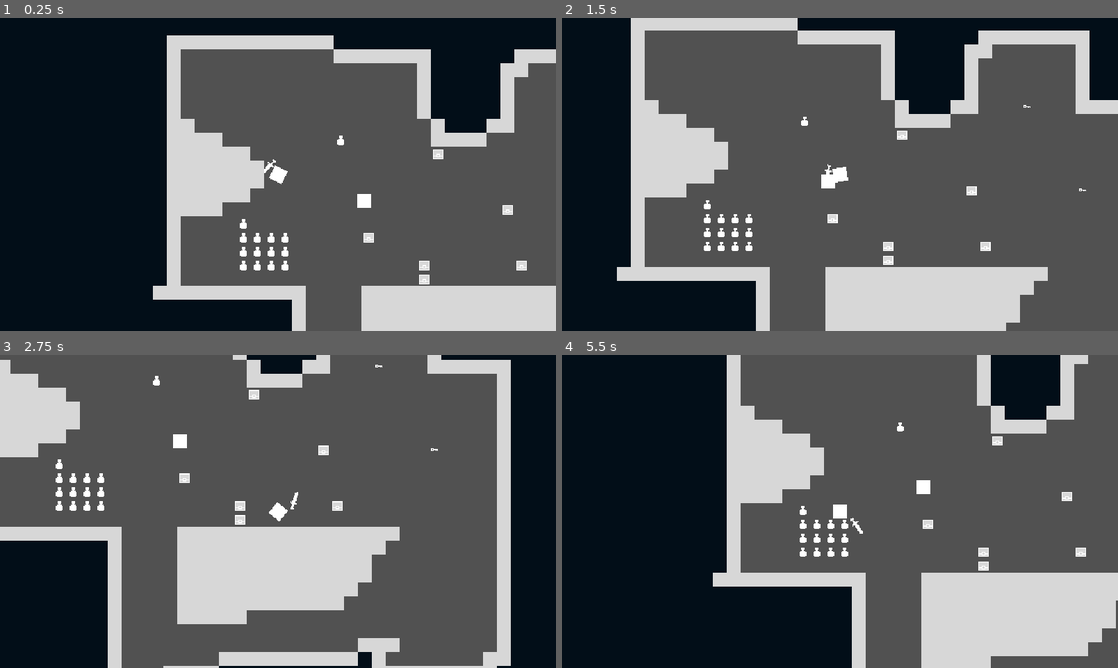
Above: before the commit, frames 1-4 (two rows, left to right).
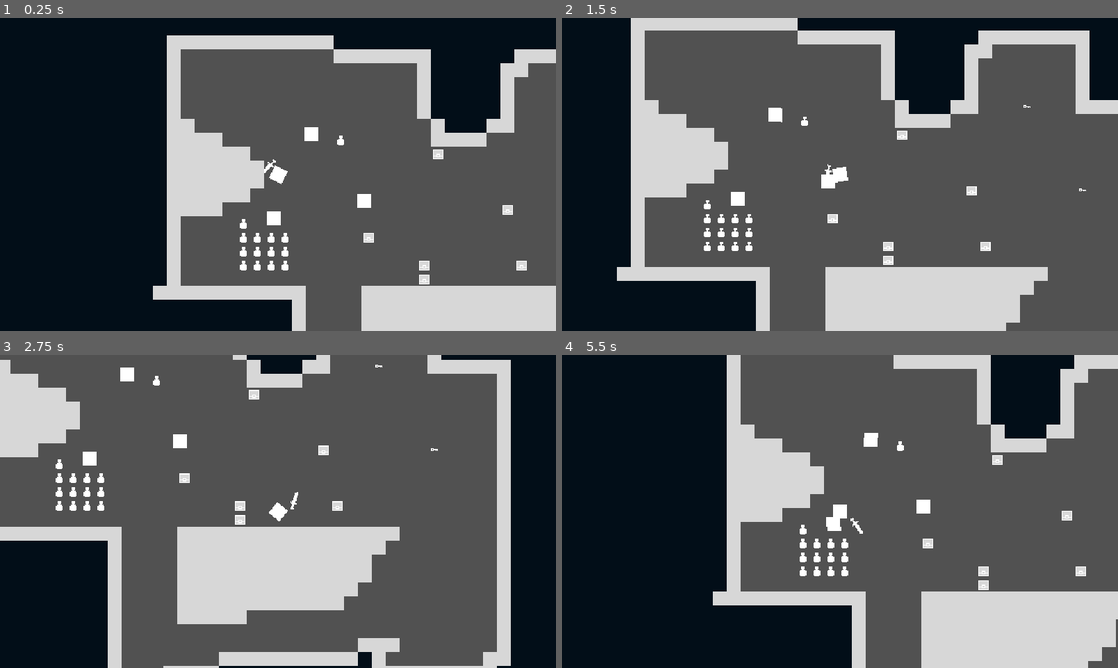
Above: after the commit, the same moments.

Repository: zMenta/Cubesh
Game: Godot game, scene res://main/main.tscn
Two runs of this game, one before a commit and one after it. Both use one fixed random seed, a clock stepped at 60 frames per second and the inputs below.
Inputs (mouse positions are in pixels of both pictures, inside the frame that each line leads up to):
- Up to frame 1 (0.25 s): no input
- Up to frame 2 (1.5 s): tap Enter at 0.5 s; move the mouse to (962, 158) at 0.52 s; hold D (right) 0.53-1.28 s; click (962, 158) at 0.6 s; move the mouse to (728, 190) at 1.27 s; hold S (down) from 1.28 s (still down); click (728, 190) at 1.35 s
- Up to frame 3 (2.75 s): move the mouse to (333, 442) at 2.02 s; release S (down) at 2.03 s; hold D (right) from 2.03 s (still down); click (333, 442) at 2.1 s
- Up to frame 4 (5.5 s): move the mouse to (812, 574) at 2.77 s; release D (right) at 2.78 s; hold W (up) 2.78-3.53 s; click (812, 574) at 2.85 s; move the mouse to (1006, 558) at 3.52 s; hold A (left) 3.53-5.03 s; click (1006, 558) at 3.6 s; move the mouse to (673, 464) at 4.27 s; click (673, 464) at 4.35 s; move the mouse to (867, 511) at 5.02 s; hold S (down) from 5.03 s (still down); click (867, 511) at 5.1 s

The runs differ from the first frame. In frame 1, 0.2% of the frame differs, in the area x 48-58%, y 34-67%; in frame 2, 0.2%; in frame 3, 0.2%; in frame 4, 12%, in the area x 27-100%, y 0-100%.

Commit message:
simple blood splatter effect

Diff:
--- /dev/null
+++ b/common/autoloads/gamestate.gd
@@ -0,0 +1,3 @@
+extends Node
+
+signal add_node_to_world(node: Node)
--- /dev/null
+++ b/common/blood/blood.gd
@@ -0,0 +1,24 @@
+extends Sprite2D
+
+const SPRITE_SIZE := 16
+var blood_sprites := Vector2i(4,3)
+
+
+func _ready() -> void:
+	z_index = 5
+	scale = Vector2(0.4, 0.4)
+	rotation_degrees = randf_range(0, 360)
+	var animation_time := 0.16
+	var tween = get_tree().create_tween().set_trans(Tween.TRANS_CUBIC)
+
+	tween.tween_property(self, "position",
+		position + Vector2(randf_range(-20, 20), randf_range(-20, 20)),
+		animation_time)
+	tween.set_parallel(true).tween_property(self, "scale", Vector2(1,1), animation_time)
+	await tween.finished
+
+	z_index = -5
+
+
+func _set_random_sprite() -> void:
+	print(region_rect.position)
--- /dev/null
+++ b/common/blood/blood.tscn
@@ -0,0 +1,12 @@
+[gd_scene load_steps=3 format=3 uid="uid://c402yf8ffro30"]
+
+[ext_resource type="Texture2D" uid="uid://by6stwb2lv712" path="res://common/assets.png" id="1_db00g"]
+[ext_resource type="Script" path="res://common/blood/blood.gd" id="2_nkase"]
+
+[node name="Blood" type="Sprite2D"]
+z_index = -5
+texture_filter = 1
+texture = ExtResource("1_db00g")
+region_enabled = true
+region_rect = Rect2(16, 64, 16, 16)
+script = ExtResource("2_nkase")
--- a/common/components/component_health.gd
+++ b/common/components/component_health.gd
@@ -2,12 +2,14 @@
 class_name ComponentHealth
 
 signal died
+signal damage_taken
 
 @export var max_health : int = 100
 @onready var current_health := max_health
 
 
 func take_damage(value: int) -> void:
+    damage_taken.emit()
     current_health = clampi(current_health - value, 0, max_health)
     if current_health <= 0:
         died.emit()
--- a/enemies/enemy.gd
+++ b/enemies/enemy.gd
@@ -1,4 +1,17 @@
 extends CharacterBody2D
+
+var blood: PackedScene
+
+
+func _ready() -> void:
+	blood = preload("res://common/blood/blood.tscn")
+
 
 func _on_component_health_died() -> void:
 	queue_free()
+
+
+func _on_component_health_damage_taken() -> void:
+	var new_blood: Sprite2D = blood.instantiate()
+	new_blood.global_position = global_position
+	Gamestate.add_node_to_world.emit(new_blood)
--- a/enemies/slime.tscn
+++ b/enemies/slime.tscn
@@ -14,7 +14,6 @@
 
 [node name="ComponentHealth" type="Node" parent="."]
 script = ExtResource("1_odc5l")
-max_health = 20
 
 [node name="CollisionShape2D" type="CollisionShape2D" parent="."]
 shape = SubResource("CircleShape2D_g08wa")
@@ -25,4 +24,5 @@
 region_enabled = true
 region_rect = Rect2(0, 0, 16, 16)
 
+[connection signal="damage_taken" from="ComponentHealth" to="." method="_on_component_health_damage_taken"]
 [connection signal="died" from="ComponentHealth" to="." method="_on_component_health_died"]
--- /dev/null
+++ b/main/main.gd
@@ -0,0 +1,11 @@
+extends Node
+
+@onready var map := $TileMap
+
+
+func _ready() -> void:
+	Gamestate.add_node_to_world.connect(_add_node_to_world)
+
+
+func _add_node_to_world(node: Node) -> void:
+	map.add_child(node)
--- a/main/main.tscn
+++ b/main/main.tscn
@@ -1,10 +1,12 @@
-[gd_scene load_steps=4 format=3 uid="uid://pupvaq8lygih"]
+[gd_scene load_steps=5 format=3 uid="uid://pupvaq8lygih"]
 
 [ext_resource type="PackedScene" uid="uid://0e13hwy3x5jo" path="res://maps/test_map.tscn" id="1_1eit0"]
+[ext_resource type="Script" path="res://main/main.gd" id="1_df2tq"]
 [ext_resource type="PackedScene" uid="uid://c7easjs18gum6" path="res://player/player.tscn" id="1_khuke"]
 [ext_resource type="PackedScene" uid="uid://doa2egg8a8oi3" path="res://enemies/slime.tscn" id="3_ejj0t"]
 
 [node name="Main" type="Node"]
+script = ExtResource("1_df2tq")
 
 [node name="TileMap" parent="." instance=ExtResource("1_1eit0")]
 texture_filter = 1
@@ -15,3 +17,11 @@
 
 [node name="Slime" parent="TileMap" instance=ExtResource("3_ejj0t")]
 position = Vector2(99, 30)
+
+[node name="Slime2" parent="TileMap" instance=ExtResource("3_ejj0t")]
+position = Vector2(-5, 50)
+rotation = 3.12221
+
+[node name="Slime3" parent="TileMap" instance=ExtResource("3_ejj0t")]
+position = Vector2(38, -47)
+rotation = 4.73835
--- a/player/player.tscn
+++ b/player/player.tscn
@@ -7,51 +7,6 @@
 
 [sub_resource type="CircleShape2D" id="CircleShape2D_ia72d"]
 radius = 8.0
-
-[sub_resource type="Animation" id="Animation_0qvry"]
-resource_name = "thrust_attack"
-length = 1.3
-tracks/0/type = "value"
-tracks/0/imported = false
-tracks/0/enabled = true
-tracks/0/path = NodePath("WeaponSlot:position")
-tracks/0/interp = 2
-tracks/0/loop_wrap = true
-tracks/0/keys = {
-"times": PackedFloat32Array(0, 0.4, 0.55, 0.7, 0.9, 1.3),
-"transitions": PackedFloat32Array(1, 1, 1, 1, 1, 1),
-"update": 0,
-"values": [Vector2(11, 13), Vector2(-5, 11), Vector2(12, 2), Vector2(16, 2), Vector2(12, 2), Vector2(11, 13)]
-}
-tracks/1/type = "value"
-tracks/1/imported = false
-tracks/1/enabled = true
-tracks/1/path = NodePath("WeaponSlot:rotation")
-tracks/1/interp = 2
-tracks/1/loop_wrap = true
-tracks/1/keys = {
-"times": PackedFloat32Array(0, 0.4, 0.55, 0.7, 0.9, 1.3),
-"transitions": PackedFloat32Array(1, 1, 1, 1, 1, 1),
-"update": 0,
-"values": [-2.84136, -1.65087, -1.58385, -1.58385, -1.58385, -2.84136]
-}
-tracks/2/type = "method"
-tracks/2/imported = false
-tracks/2/enabled = true
-tracks/2/path = NodePath(".")
-tracks/2/interp = 1
-tracks/2/loop_wrap = true
-tracks/2/keys = {
-"times": PackedFloat32Array(0.65, 0.85),
-"transitions": PackedFloat32Array(1, 1),
-"values": [{
-"args": [],
-"method": &"_enable_weapon_collision"
-}, {
-"args": [],
-"method": &"_disable_weapon_collision"
-}]
-}
 
 [sub_resource type="Animation" id="Animation_a2rio"]
 length = 0.001
@@ -125,6 +80,51 @@
 }]
 }
 
+[sub_resource type="Animation" id="Animation_0qvry"]
+resource_name = "thrust_attack"
+length = 1.3
+tracks/0/type = "value"
+tracks/0/imported = false
+tracks/0/enabled = true
+tracks/0/path = NodePath("WeaponSlot:position")
+tracks/0/interp = 2
+tracks/0/loop_wrap = true
+tracks/0/keys = {
+"times": PackedFloat32Array(0, 0.4, 0.55, 0.7, 0.9, 1.3),
+"transitions": PackedFloat32Array(1, 1, 1, 1, 1, 1),
+"update": 0,
+"values": [Vector2(11, 13), Vector2(-5, 11), Vector2(12, 2), Vector2(16, 2), Vector2(12, 2), Vector2(11, 13)]
+}
+tracks/1/type = "value"
+tracks/1/imported = false
+tracks/1/enabled = true
+tracks/1/path = NodePath("WeaponSlot:rotation")
+tracks/1/interp = 2
+tracks/1/loop_wrap = true
+tracks/1/keys = {
+"times": PackedFloat32Array(0, 0.4, 0.55, 0.7, 0.9, 1.3),
+"transitions": PackedFloat32Array(1, 1, 1, 1, 1, 1),
+"update": 0,
+"values": [-2.84136, -1.65087, -1.58385, -1.58385, -1.58385, -2.84136]
+}
+tracks/2/type = "method"
+tracks/2/imported = false
+tracks/2/enabled = true
+tracks/2/path = NodePath(".")
+tracks/2/interp = 1
+tracks/2/loop_wrap = true
+tracks/2/keys = {
+"times": PackedFloat32Array(0.65, 0.85),
+"transitions": PackedFloat32Array(1, 1),
+"values": [{
+"args": [],
+"method": &"_enable_weapon_collision"
+}, {
+"args": [],
+"method": &"_disable_weapon_collision"
+}]
+}
+
 [sub_resource type="AnimationLibrary" id="AnimationLibrary_g8hwb"]
 _data = {
 "RESET": SubResource("Animation_a2rio"),
--- a/project.godot
+++ b/project.godot
@@ -15,6 +15,10 @@
 run/main_scene="res://main/main.tscn"
 config/features=PackedStringArray("4.0", "Forward Plus")
 config/icon="res://icon.svg"
+
+[autoload]
+
+Gamestate="*res://common/autoloads/gamestate.gd"
 
 [display]
 
